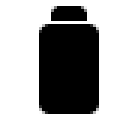
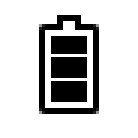
Two versions of the same layered image (138×138). Layer-by-layer changes:
added layer "inner bat dark" above "inner bat" over (x1=51, y1=54, x2=87, y2=81)
added layer "inner bat" (20%) above "battery cap" over (x1=45, y1=30, x2=93, y2=108)
painted on "battery cap" over (x1=51, y1=6, x2=87, y2=30)
painted on "battery body" over (x1=39, y1=24, x2=99, y2=114)
painted on "box" over (x1=45, y1=30, x2=93, y2=108)
